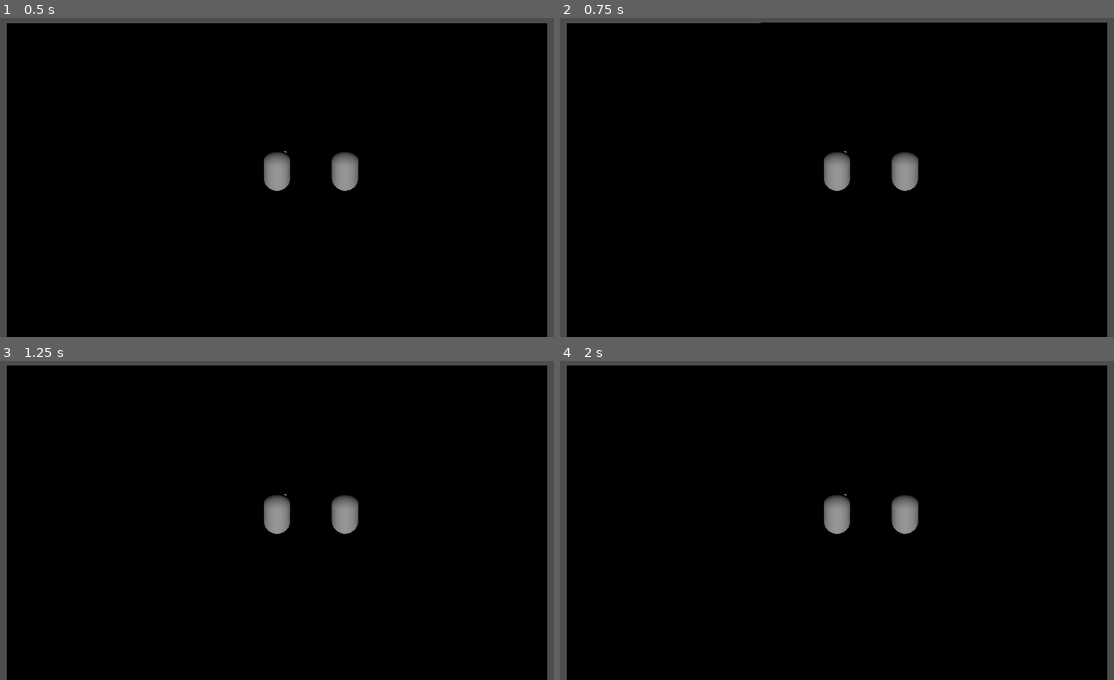
Above: before the commit, frames 1-4 (two rows, left to right).
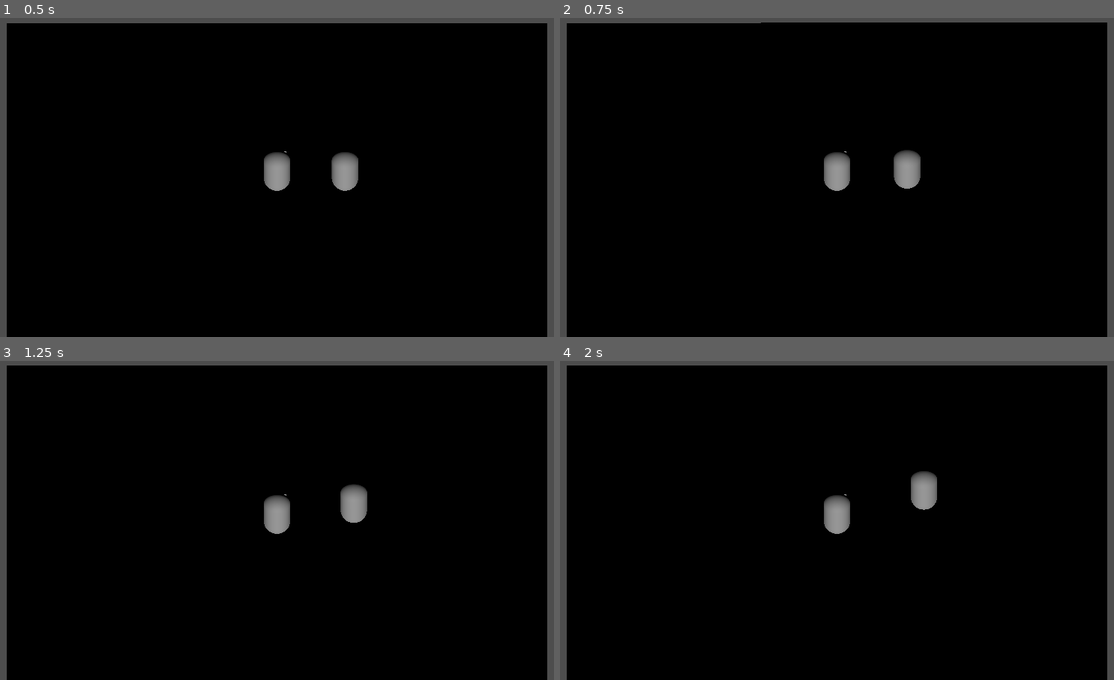
Above: after the commit, the same moments.

Repository: 1p22geo/AWARE_v0
Game: Godot game, scene res://scenes/levels/testScene.tscn
Same seed, same stepped clock (60 frames per second), same inputs: the game is played once before the commit and once after it.
Inputs (mouse positions are in pixels of both pictures, inside the frame that each line leads up to):
- Up to frame 1 (0.5 s): no input
- Up to frame 2 (0.75 s): tap Enter at 0.5 s; move the mouse to (969, 151) at 0.52 s; hold D (move_right) from 0.53 s (still down); click (969, 151) at 0.67 s
- Up to frame 3 (1.25 s): keep holding D (move_right)
- Up to frame 4 (2 s): release D (move_right) at 1.25 s; drag from (715, 530) to (809, 577) at 1.27 s

Frame 1 is identical in both runs. In frame 2, 0.2% of the frame differs, in the area x 59-66%, y 41-55%; in frame 3, 0.7%; in frame 4, 1.0%, in the area x 59-69%, y 34-55%.
Error before the commit: Invalid assignment of property or key 'move_direction' with value of type 'Vector3' on a base object of type 'null instance'. (res://src/characters/Enemies/Ene…

Commit message:
fix: One of the cylinders is mobile. In a somewhat isometric perspective.

Diff:
--- a/src/characters/Enemies/Enemy1.tscn
+++ b/src/characters/Enemies/Enemy1.tscn
@@ -1,42 +1,43 @@
-[gd_scene load_steps=9 format=3 uid="uid://bekrx0o22avha"]
+[gd_scene format=3 uid="uid://bekrx0o22avha"]
 
 [ext_resource type="Script" uid="uid://cxbw00w1ipabl" path="res://src/characters/Enemies/enemy_contoller.gd" id="1_iiyfu"]
 [ext_resource type="Script" uid="uid://c88f375nnh3gt" path="res://src/core/state/state_machine.gd" id="1_njfja"]
 [ext_resource type="Script" uid="uid://boa3dl7si1v1e" path="res://src/characters/Enemies/Enemy1States/wander.gd" id="2_eyb4x"]
 [ext_resource type="Script" uid="uid://clccfa8wipmpl" path="res://src/characters/Enemies/Enemy1States/follow.gd" id="3_eyb4x"]
 [ext_resource type="Script" uid="uid://coy7sek8oko3s" path="res://src/characters/Enemies/Enemy1States/idle.gd" id="5_aw7si"]
-[ext_resource type="Script" uid="uid://d1igv2r1bo2ul" path="res://src/core/MovementComponent.gd" id="5_lskn8"]
+[ext_resource type="Script" uid="uid://d1igv2r1bo2ul" path="res://src/player/MovementController.gd" id="5_lskn8"]
 
 [sub_resource type="CapsuleShape3D" id="CapsuleShape3D_fb3t6"]
 
 [sub_resource type="CapsuleMesh" id="CapsuleMesh_vd578"]
 
-[node name="Enemy" type="CharacterBody3D"]
+[node name="Enemy" type="CharacterBody3D" unique_id=1766286453]
 
-[node name="CollisionShape3D" type="CollisionShape3D" parent="."]
+[node name="CollisionShape3D" type="CollisionShape3D" parent="." unique_id=891474310]
 transform = Transform3D(1, 0, 0, 0, 1, 0, 0, 0, 1, 0, 1, 0)
 shape = SubResource("CapsuleShape3D_fb3t6")
 
-[node name="Pivot" type="MeshInstance3D" parent="."]
+[node name="Pivot" type="MeshInstance3D" parent="." unique_id=1944735008]
 transform = Transform3D(1, 0, 0, 0, 1, 0, 0, 0, 1, 0, 1, 0)
 mesh = SubResource("CapsuleMesh_vd578")
 
-[node name="EnemyContoller" type="Node" parent="."]
+[node name="EnemyController" type="Node" parent="." unique_id=520717685]
 script = ExtResource("1_iiyfu")
 
-[node name="states" type="Node" parent="EnemyContoller" node_paths=PackedStringArray("initial_state")]
+[node name="states" type="Node" parent="EnemyController" unique_id=1168093940 node_paths=PackedStringArray("initial_state")]
 script = ExtResource("1_njfja")
 initial_state = NodePath("IdleState")
 
-[node name="wanderState" type="Node" parent="EnemyContoller/states" node_paths=PackedStringArray("enemy")]
+[node name="wanderState" type="Node" parent="EnemyController/states" unique_id=96364908 node_paths=PackedStringArray("enemy")]
 script = ExtResource("2_eyb4x")
 enemy = NodePath("../../..")
 
-[node name="follow" type="Node" parent="EnemyContoller/states"]
+[node name="follow" type="Node" parent="EnemyController/states" unique_id=1744699447]
 script = ExtResource("3_eyb4x")
 
-[node name="IdleState" type="Node" parent="EnemyContoller/states"]
+[node name="IdleState" type="Node" parent="EnemyController/states" unique_id=1248096021]
 script = ExtResource("5_aw7si")
 
-[node name="MovementComponent" type="Node" parent="."]
+[node name="MovementController" type="Node" parent="." unique_id=1073632370]
+unique_name_in_owner = true
 script = ExtResource("5_lskn8")
--- a/src/characters/Enemies/Enemy1States/follow.gd
+++ b/src/characters/Enemies/Enemy1States/follow.gd
@@ -1,7 +1,7 @@
 extends State
 class_name followState
 
-@onready var movement: MovementController = $"../../../MovementController"
+@onready var movement: MovementController = %MovementController
 
 @export var speed: float = 8
 
--- a/src/characters/Enemies/Enemy1States/idle.gd
+++ b/src/characters/Enemies/Enemy1States/idle.gd
@@ -1,7 +1,7 @@
 extends State
 class_name IdleState
 
-@onready var movement: MovementController = $"../../../MovementController"
+@onready var movement: MovementController = %MovementController
 
 func Enter():
 	await get_tree().create_timer(0.5).timeout
--- a/src/characters/Enemies/Enemy1States/wander.gd
+++ b/src/characters/Enemies/Enemy1States/wander.gd
@@ -1,7 +1,7 @@
 extends State
 class_name wanderState
 
-@onready var movement_component: MovementController = $"../../../MovementController"
+@onready var movement_component: MovementController = %MovementController
 
 @export var speed : float = 1
 @export var enemy : CharacterBody3D
